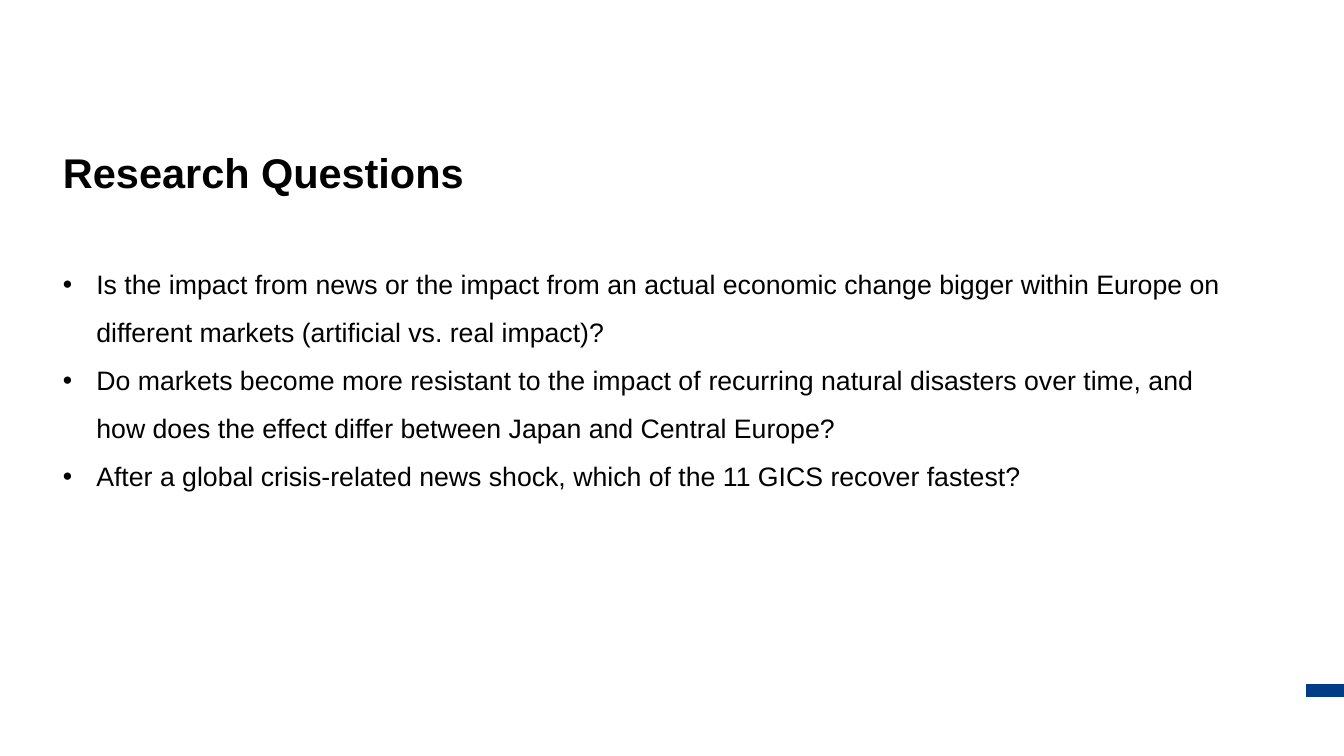
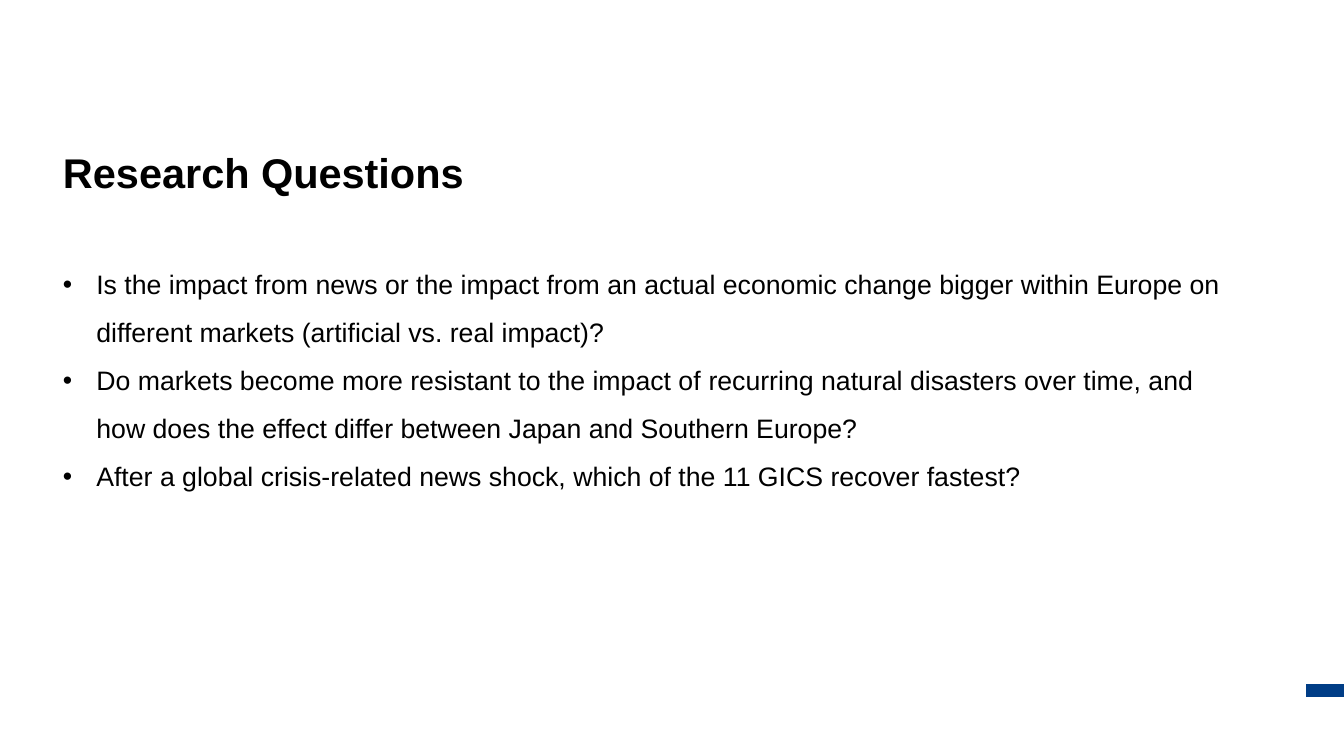
Before and after one commit to Malte4S/Data-Science-Projekt, a slide deck: slide 3 of topicPresentation.pptx (slide 4 before the commit). Drawn at 1344x756 pixels with LibreOffice and Linux fonts; fonts in the diff are those of the drawing; background and template pictures are left out. Boxes give left, top, right and bottom in pixels: in the first picture for what was removed or moved away, otherwise in the second. Text is boxed around its words. In the diff, an @@ line names an element or a change of style, - is before the commit and + after.

```diff
--- a/topicPresentation.pptx
+++ b/topicPresentation.pptx
@@ text at [96,370,1192,444]: text changed @@
-• Do markets become more resistant to the impact of recurring natural disasters over time, and how does the effect differ between Japan and Central Europe?
+• Do markets become more resistant to the impact of recurring natural disasters over time, and how does the effect differ between Japan and Southern Europe?
```
Also in this commit, not shown: 1 other slide changed.
